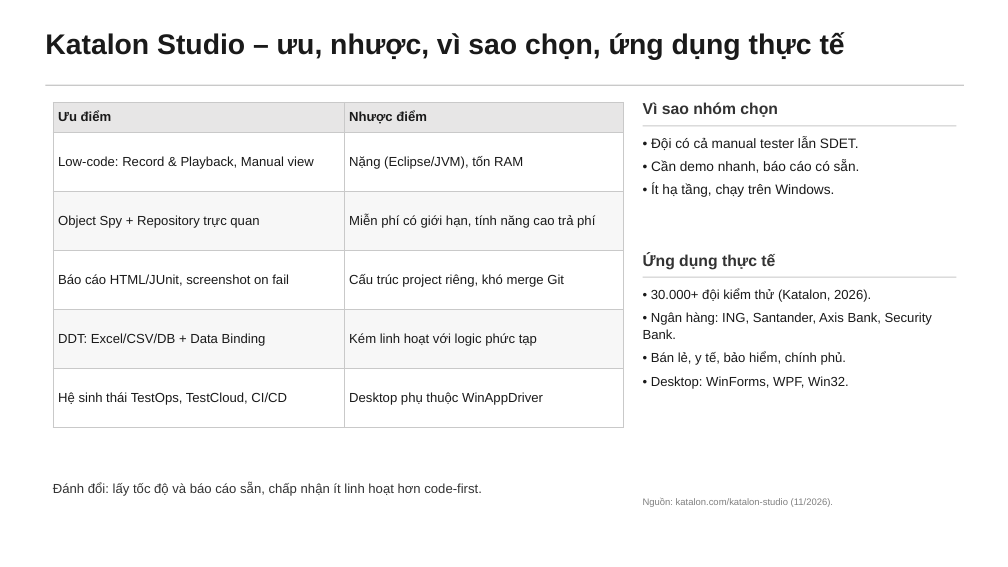
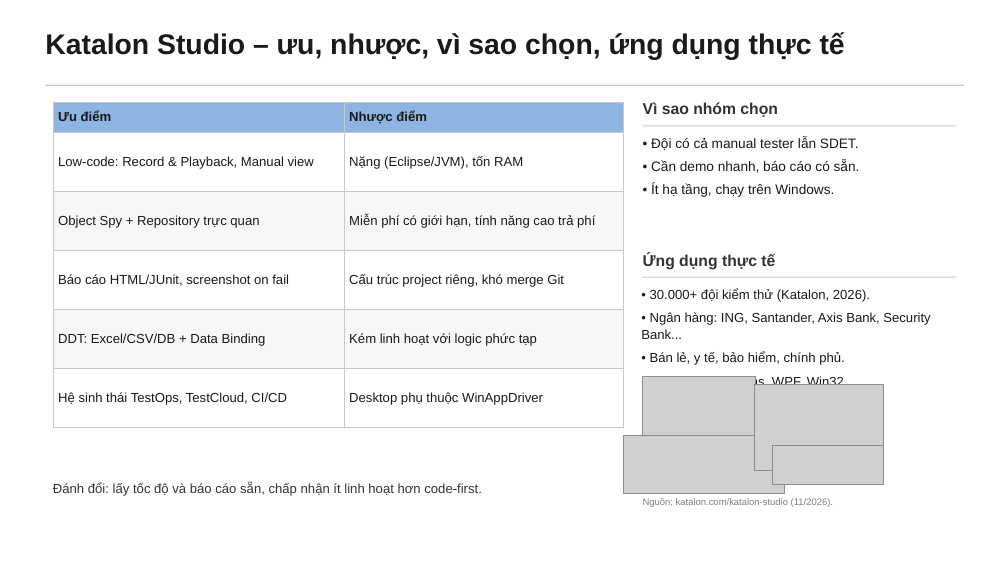
Before and after one commit to tinphan247/KTPM-2026-Seminar, a slide deck: slide 13 of slides/seminar-group02-v2.pptx (slide 17 before the commit). Drawn at 1008x567 pixels with LibreOffice and Linux fonts; fonts in the diff are those of the drawing; grey boxes stand for pictures. Boxes give left, top, right and bottom in pixels: in the first picture for what was removed or moved away, otherwise in the second. Text is boxed around its words. In the diff, an @@ line names an element or a change of style, - is before the commit and + after.

```diff
--- a/slides/seminar-group02-v2.pptx
+++ b/slides/seminar-group02-v2.pptx
@@ table at [53, 102, 624, 427] @@
@@ fill #E7E6E6 to #8EB4E3 in row 1 @@
@@ text at [641, 312, 930, 339]: text changed @@
-• Ngân hàng: ING, Santander, Axis Bank, Security Bank.
+• Ngân hàng: ING, Santander, Axis Bank, Security Bank...
@@ picture added at [643, 377, 755, 482] @@
@@ picture added at [755, 385, 883, 470] @@
@@ picture added at [624, 436, 785, 493] @@
@@ picture added at [773, 445, 883, 485] @@
```
Also in this commit, not shown: 29 other slides changed, 1 other file.
